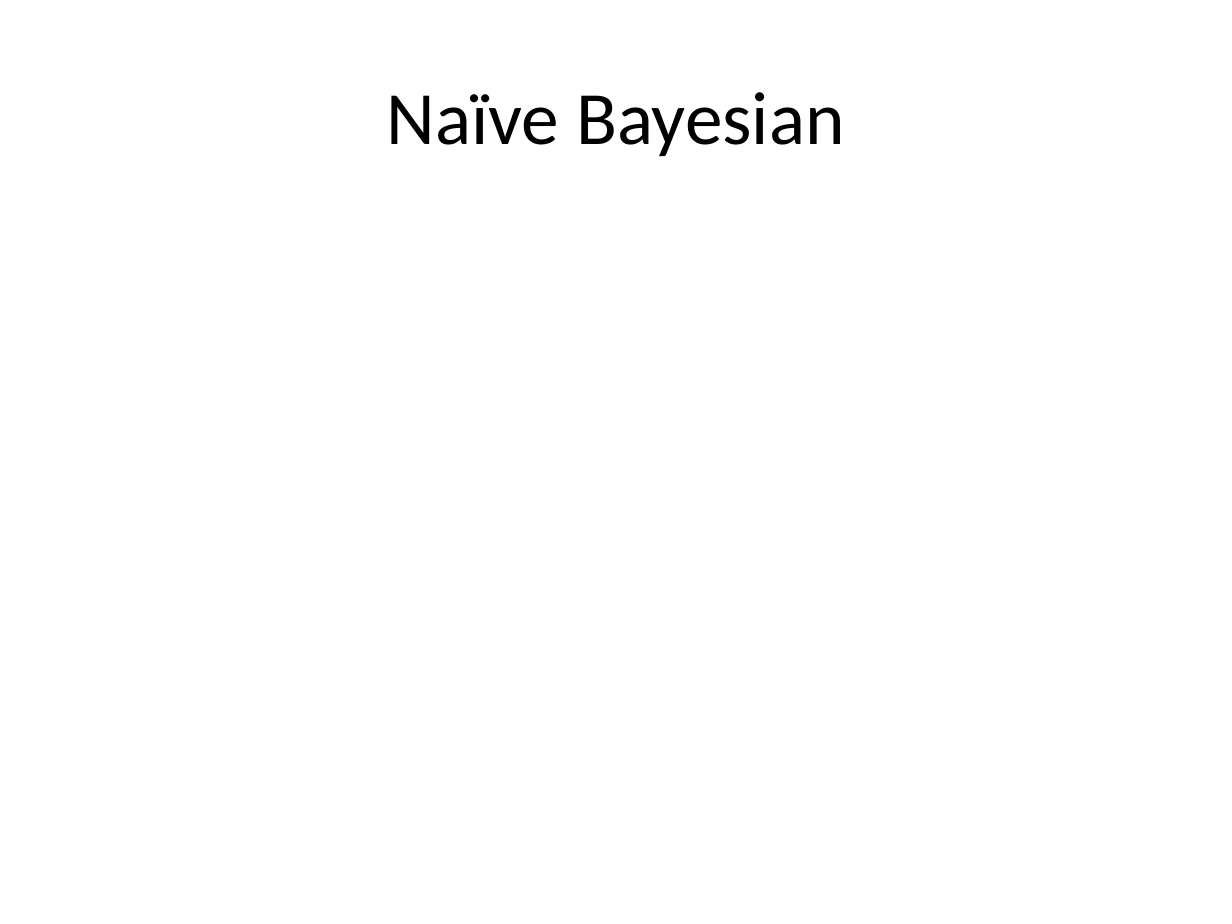
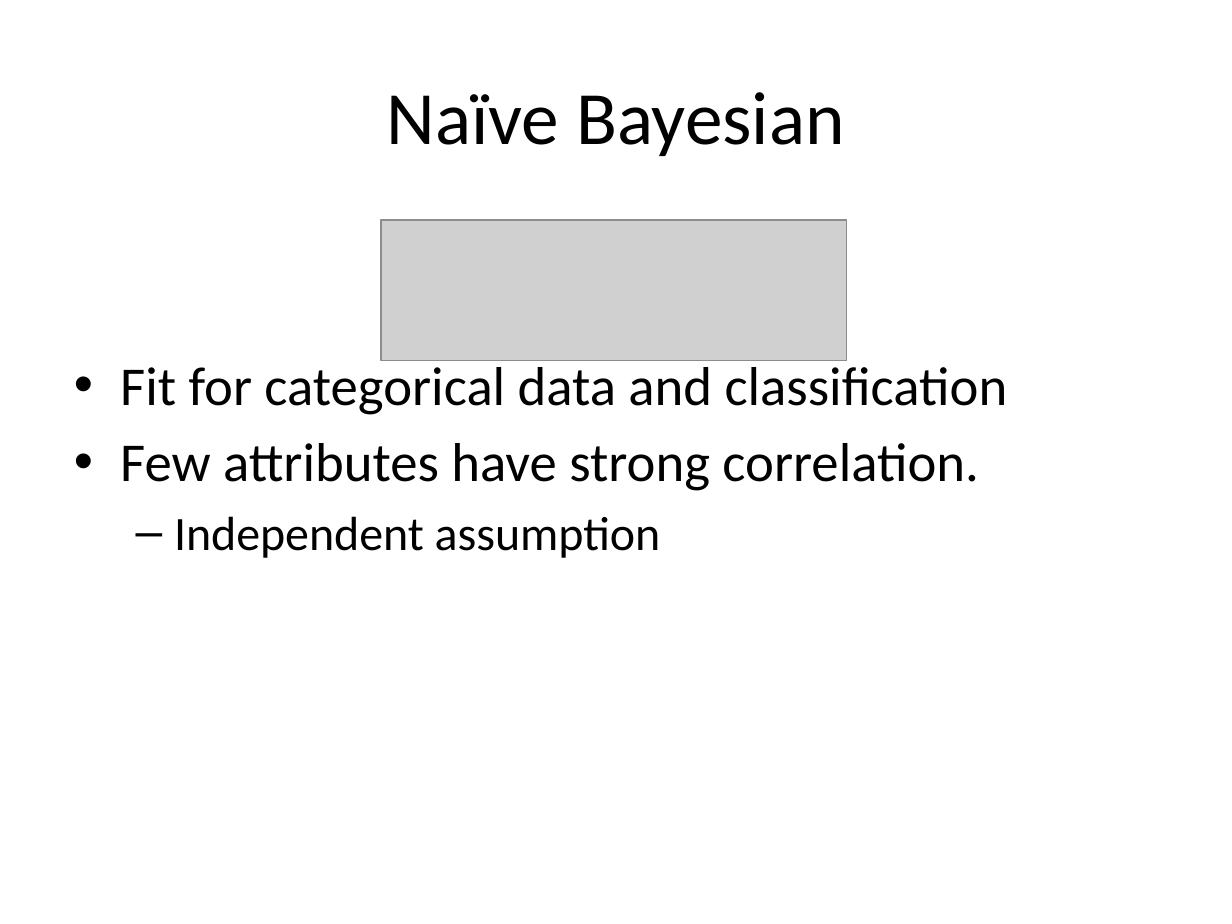
Before and after one commit to Kelvin-Zhong/Click-Through-Rate-Prediction, a slide deck: slide 11 of project_presentation.pptx. Drawn at 1232x924 pixels with LibreOffice and Linux fonts; fonts in the diff are those of the drawing; grey boxes stand for pictures. Boxes give left, top, right and bottom in pixels: in the first picture for what was removed or moved away, otherwise in the second. Text is boxed around its words. In the diff, an @@ line names an element or a change of style, - is before the commit and + after.

```diff
--- a/project_presentation.pptx
+++ b/project_presentation.pptx
@@ picture added at [381, 221, 846, 361] @@
@@ text added at [120, 359, 1008, 558], 32 pt, text #000000 @@
+• Fit for categorical data and classification
+• Few attributes have strong correlation.
+  – Independent assumption
```
Also in this commit, not shown: 4 other slides changed, 1 other file.
